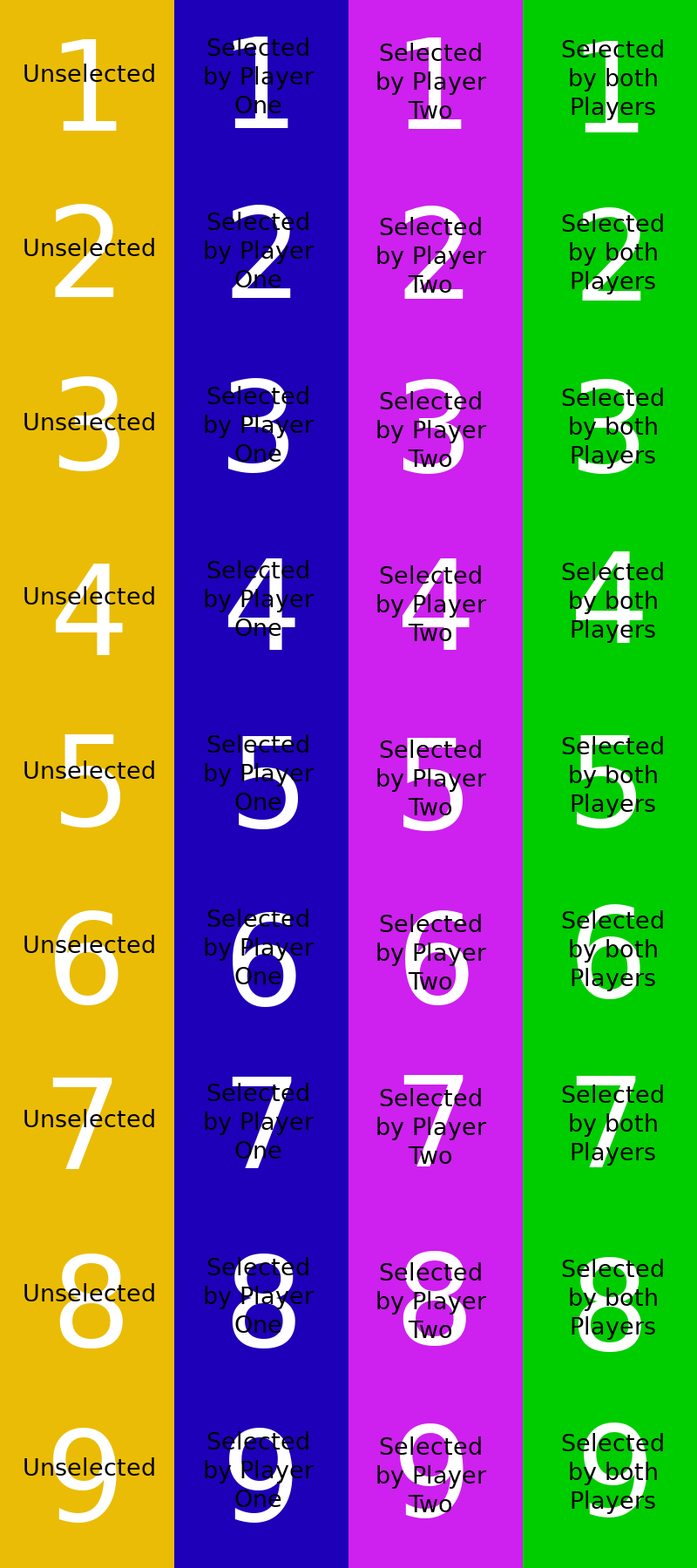
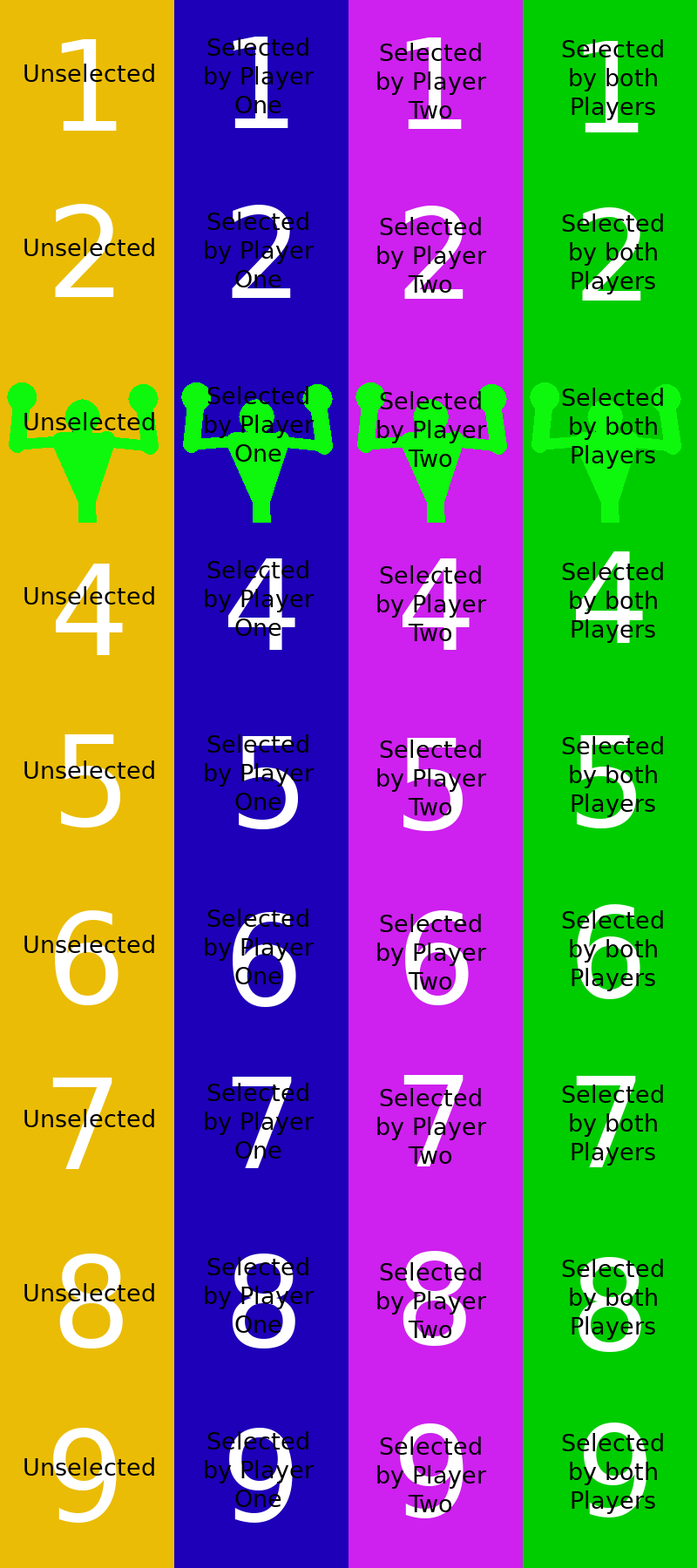
Layered file, before and after one edit (697×1568). Changes by layer:
hid "3 #4" over [577, 378, 640, 474]
hid "3 #3" over [402, 378, 465, 474]
hid "3 #2" over [227, 378, 290, 474]
hid "3 #1" over [58, 376, 121, 472]
added layer "portrait_0000.png. kopia #2" above "portrait_0000.png. kopia #1" over [529, 382, 682, 523]
added layer "portrait_0000.png. kopia #1" above "portrait_0000.png. kopia" over [355, 382, 507, 523]
added layer "portrait_0000.png. kopia" above "portrait_0000.png" over [181, 382, 333, 523]
added layer "portrait_0000.png" above "Char 1 unselected. kopia #7" over [6, 382, 159, 523]
